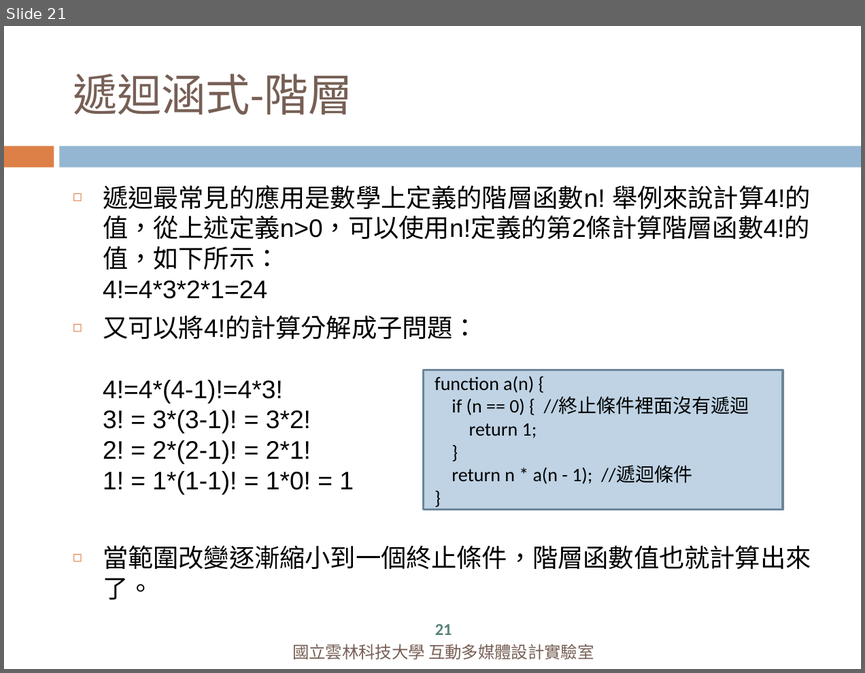
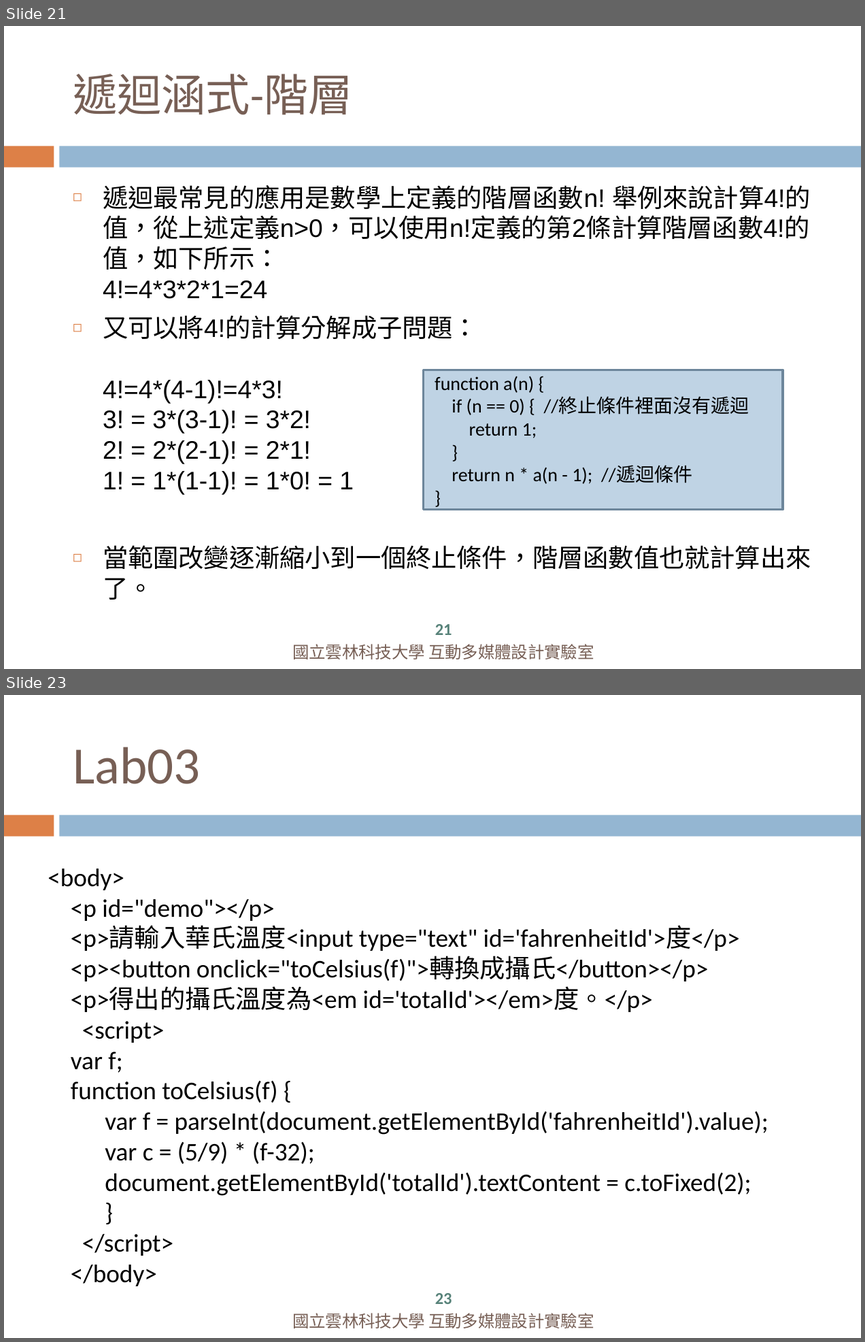
Before and after one commit to popo566464/JavaScript-_Process-Syntax_and_Functions_Tutorial, a slide deck: week2/控制流程與函式-2.pptx. Shown one above the other, each under a label of ours: slide 21 before the commit, slides 21 and 23 after it; the slides between them are not shown. The pictures are 865x673 and 865x1342 pixels, drawn with LibreOffice and Linux fonts; fonts in the diff are those of the drawing. Boxes give left, top, right and bottom in pixels: in the first picture for what was removed or moved away, otherwise in the second. Text is boxed around its words. In the diff, an @@ line names an element or a change of style, - is before the commit and + after.

```diff
--- a/week2/控制流程與函式-2.pptx
+++ b/week2/控制流程與函式-2.pptx
@@ slide 23 added at (x1=4, y1=695, x2=861, y2=1338), background #FFFFFF; not listed: 2 template elements that a slide beside it also shows @@
@@ title added at (x1=73, y1=747, x2=201, y2=784), 33 pt, text #775F55 @@
+Lab03
@@ text added at (x1=48, y1=868, x2=768, y2=1286), 16 pt, text #000000 @@
+<body>
+<p id="demo"></p>
+<p>請輸入華氏溫度<input type="text" id='fahrenheitId'>度</p>
+<p><button onclick="toCelsius(f)">轉換成攝氏</button></p>
+<p>得出的攝氏溫度為<em id='totalId'></em>度。</p>
+<script>
+var f;
+function toCelsius(f) {
+var f = parseInt(document.getElementById('fahrenheitId').value);
+var c = (5/9) * (f-32);
+document.getElementById('totalId').textContent = c.toFixed(2);
+}
+</script>
+</body>
@@ page number added at (x1=435, y1=1293, x2=452, y2=1304), 10.5 pt, text #578279, bold @@
+23
@@ text added at (x1=292, y1=1312, x2=594, y2=1328), 10.5 pt, text #775F55 @@
+國立雲林科技大學 互動多媒體設計實驗室
```
Also in this commit, not shown: 1 other slide added, 6 other files.
